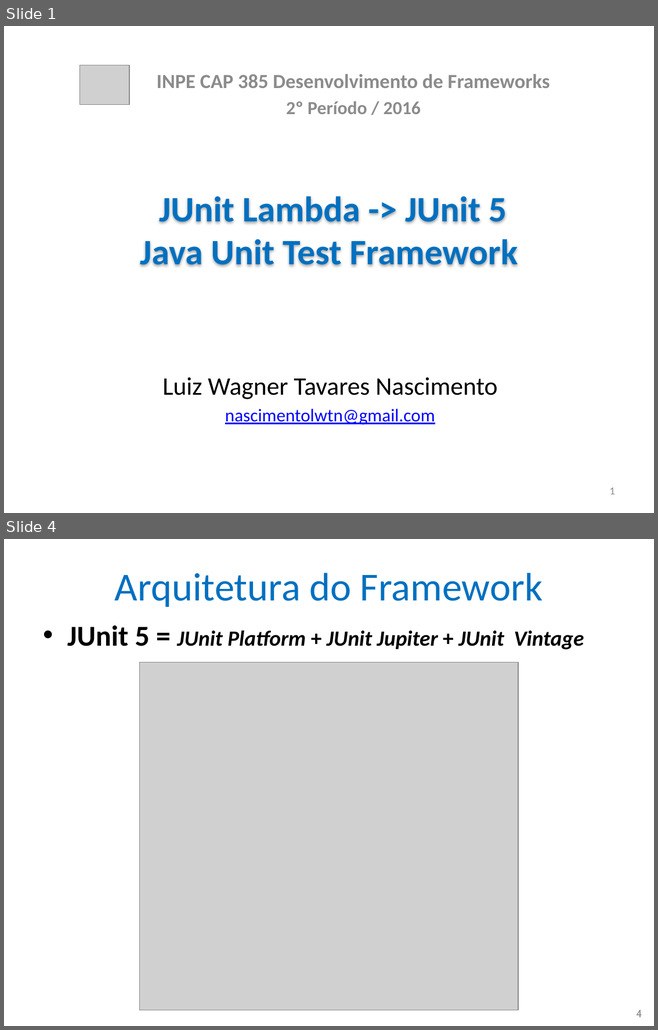
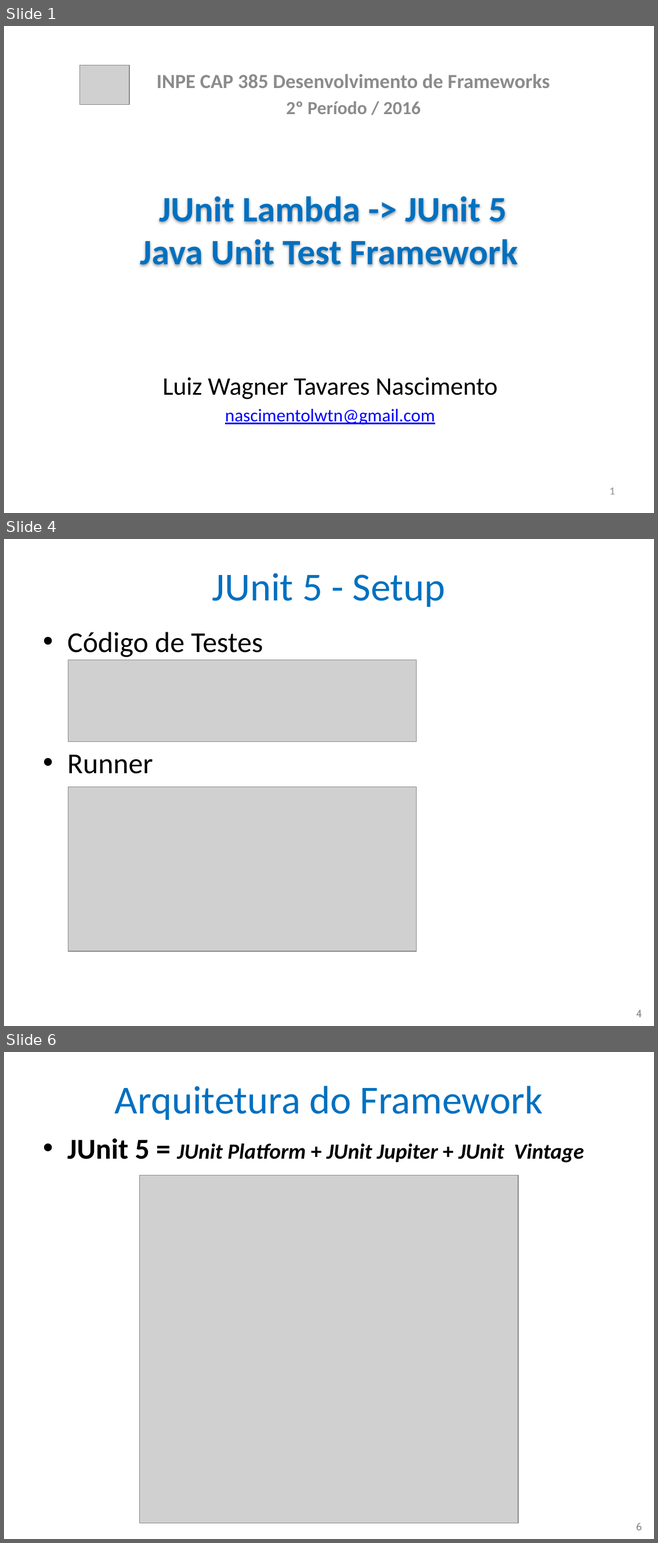
Before and after one commit to nascimentolwtn/INPE-CAP-385_DesenvolvimentoFrameworks, a slide deck: CAP385-00-Presentations/02-JUnit 5/02-JUnit 5.pptx. Shown one above the other, each under a label of ours: slides 1 and 4 before the commit, slides 1, 4 and 6 after it; the slides between them are not shown. The pictures are 658x1030 and 658x1543 pixels, drawn with LibreOffice and Linux fonts; fonts in the diff are those of the drawing; grey boxes stand for pictures. Boxes give left, top, right and bottom in pixels: in the first picture for what was removed or moved away, otherwise in the second. Text is boxed around its words. In the diff, an @@ line names an element or a change of style, - is before the commit and + after.

Commit message:
Classes para slide do Ciclo de Vida JUnit5

```diff
--- a/CAP385-00-Presentations/02-JUnit 5/02-JUnit 5.pptx
+++ b/CAP385-00-Presentations/02-JUnit 5/02-JUnit 5.pptx
@@ slide 4 added at [4,539,654,1026], background #FFFFFF @@
@@ title added at [212,573,445,607], 44 pt, text #0070C0 @@
+JUnit 5 - Setup
@@ text added at [67,632,263,774], 32 pt, text #000000 @@
+• Código de Testes
+• Runner
@@ picture added at [68,660,416,741] @@
@@ picture added at [68,787,416,951] @@
@@ page number added at [636,1010,641,1017], 12 pt, text #8C8C8C @@
+4
@@ what was slide 4 is now slide 6 @@
@@ page number at [636,1523,642,1530]: text changed @@
-4
+6
```
Also in this commit, not shown: 1 slide changed, 2 other slides added, 1 slide removed, 5 other files.
